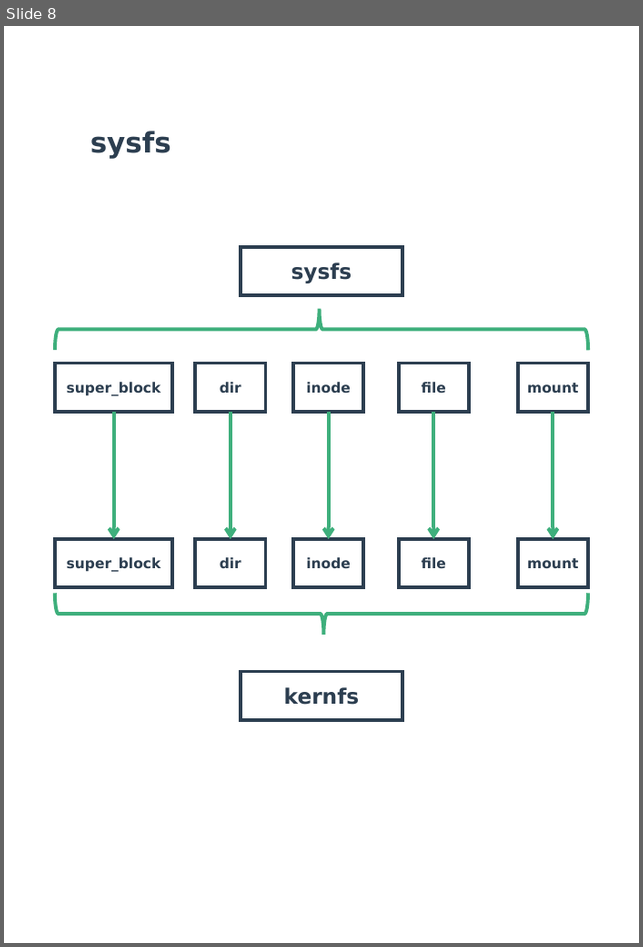
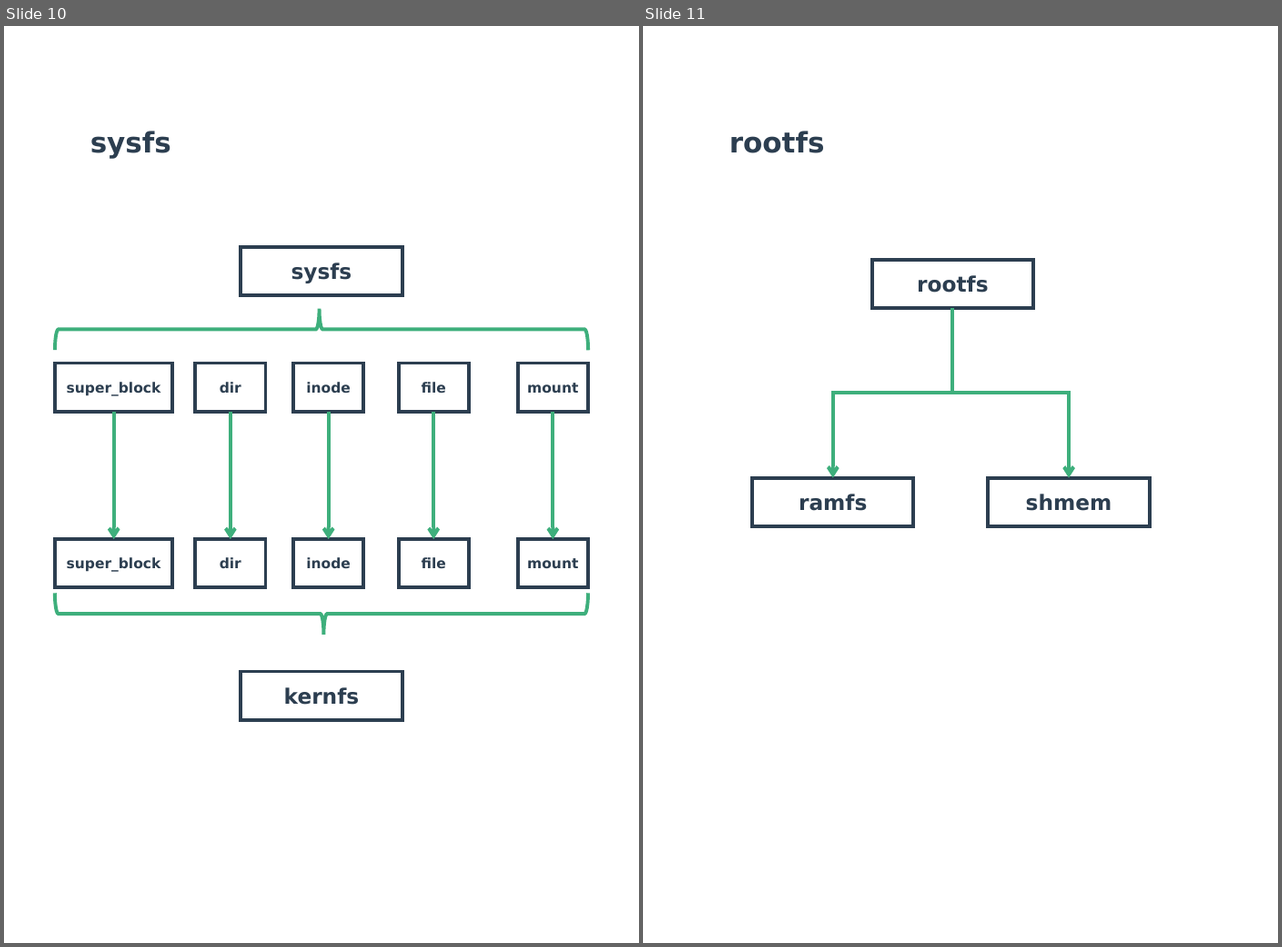
Before and after one commit to zaiqiang-dong/zaiqiang, a slide deck: picture/ppt/filesystem/filesystem.pptx. Shown side by side, each under a label of ours: slide 8 before the commit, slides 10 and 11 after it. The pictures are 643x947 and 1282x947 pixels, drawn with LibreOffice and Linux fonts; fonts in the diff are those of the drawing. Boxes give left, top, right and bottom in pixels: in the first picture for what was removed or moved away, otherwise in the second. Text is boxed around its words. In the diff, an @@ line names an element or a change of style, - is before the commit and + after.

```diff
--- a/picture/ppt/filesystem/filesystem.pptx
+++ b/picture/ppt/filesystem/filesystem.pptx
@@ slide 11 added at [643,26,1278,943], background #FFFFFF @@
@@ text added at [729,131,825,153], 24 pt, text #2C3E50, bold @@
+rootfs
@@ rectangle added at [872,260,1034,308], outline #2C3E50 3 pt, 18 pt, text #2C3E50, bold @@
+rootfs
@@ elbow arrow added from (953, 308) to (832, 478), #3EAF7C 3 pt @@
@@ elbow arrow added from (953, 308) to (1069, 478), #3EAF7C 3 pt @@
@@ rectangle added at [752,478,914,526], outline #2C3E50 3 pt, 18 pt, text #2C3E50, bold @@
+ramfs
@@ rectangle added at [989,478,1150,526], outline #2C3E50 3 pt, 18 pt, text #2C3E50, bold @@
+shmem
@@ what was slide 8 is now slide 10 @@
```
Also in this commit, not shown: 1 slide changed, 4 other slides added, 11 other files.
